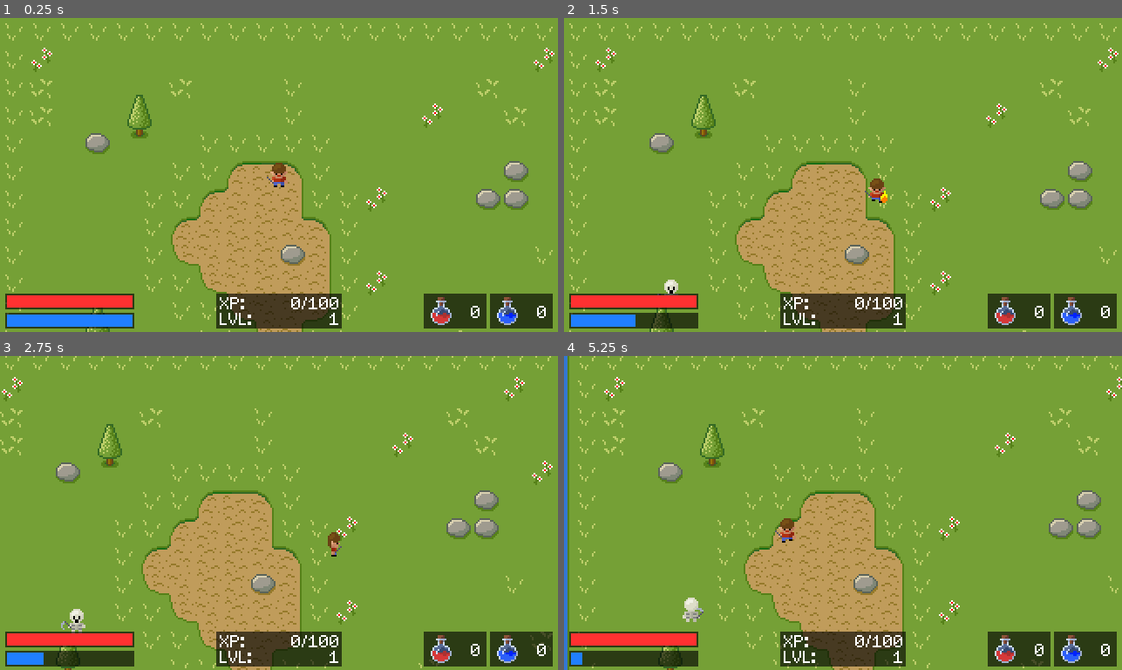
Above: before the commit, frames 1-4 (two rows, left to right).
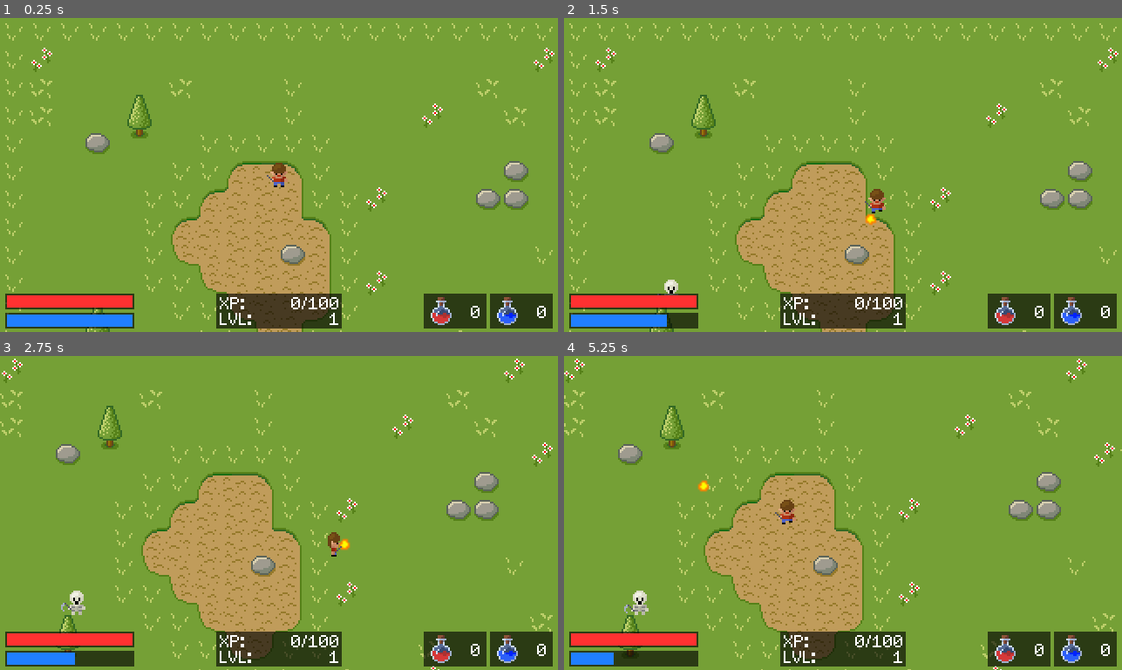
Above: after the commit, the same moments.

Repository: tlo8640/SimpleRPG
Game: Godot game, scene res://Scenes/Main.tscn
The game is run twice, just before and just after one commit, with the same random seed, the same clock (stepped at 60 frames per second) and the same inputs.
Inputs:
- Up to frame 1 (0.25 s): no input
- Up to frame 2 (1.5 s): tap Enter at 0.5 s; hold Right (ui_right) 0.53-1.28 s; hold Space (attack) 0.53-1.28 s; tap Ctrl (fireball) at 0.8, 1.35 s; hold Down (ui_down) from 1.28 s (still down)
- Up to frame 3 (2.75 s): tap Space (attack) at 1.55 s; release Down (ui_down) at 2.03 s; hold Right (ui_right) from 2.03 s (still down); hold Space (attack) from 2.03 s (still down); tap Ctrl (fireball) at 2.3 s
- Up to frame 4 (5.25 s): release Right (ui_right) at 2.78 s; release Space (attack) at 2.78 s; hold Up (ui_up) 2.78-3.53 s; tap Ctrl (fireball) at 2.85, 3.8, 4.35 s; tap Space (attack) at 3.05, 4.55 s; hold Space (attack) 3.53-4.28 s; hold Left (ui_left) 3.53-5.03 s; hold Down (ui_down) from 5.03 s (still down); hold Space (attack) from 5.03 s (still down)

The runs differ from the first frame. In frame 1, less than 0.1% of the frame differs, in the area x 47-52%, y 50-53%; in frame 2, 0.6%; in frame 3, 11%; in frame 4, 17%, in the area x 0-100%, y 0-100%.

Commit message:
add fireballs

Diff:
--- /dev/null
+++ b/Entities/Fireball/Fireball.gd
@@ -0,0 +1,36 @@
+extends Area2D
+
+var tilemap
+var speed = 80
+var direction : Vector2
+var attack_damage
+
+func _ready():
+	tilemap = get_tree().root.get_node("Root/TileMap")
+
+func _process(delta):
+	position = position + speed * delta * direction
+
+func _on_Fireball_body_entered(body):
+	# ignore collision with player and water
+	if body.name == "Player":
+		return
+	if body.name == "TilemMap":
+		var cell_coord = tilemap.world_to_map(position)
+		var cell_type_id = tilemap.get_cellv(cell_coord)
+		if cell_type_id == tilemap.tile_set.find_tile_by_name("Water"):
+			return
+	# if fireball hizt skeleton call hit() function
+	if body.name.find("Skeleton") >= 0:
+		body.hit(attack_damage)
+
+	# stop movement and explode
+	direction = Vector2.ZERO
+	$AnimatedSprite.play("explode")
+
+func _on_AnimatedSprite_animation_finished():
+	if $AnimatedSprite.animation == "explode":
+		get_tree().queue_delete(self)
+
+func _on_Timer_timeout():
+	$AnimatedSprite.play("explode")
--- /dev/null
+++ b/Entities/Fireball/Fireball.tscn
@@ -0,0 +1,46 @@
+[gd_scene load_steps=12 format=2]
+
+[ext_resource path="res://Entities/Fireball/fireball_explode_3.png" type="Texture" id=1]
+[ext_resource path="res://Entities/Fireball/fireball_explode_4.png" type="Texture" id=2]
+[ext_resource path="res://Entities/Fireball/fireball_fly_1.png" type="Texture" id=3]
+[ext_resource path="res://Entities/Fireball/fireball_fly_3.png" type="Texture" id=4]
+[ext_resource path="res://Entities/Fireball/fireball_fly_2.png" type="Texture" id=5]
+[ext_resource path="res://Entities/Fireball/fireball_fly_4.png" type="Texture" id=6]
+[ext_resource path="res://Entities/Fireball/fireball_explode_2.png" type="Texture" id=7]
+[ext_resource path="res://Entities/Fireball/fireball_explode_1.png" type="Texture" id=8]
+[ext_resource path="res://Entities/Fireball/Fireball.gd" type="Script" id=9]
+
+[sub_resource type="SpriteFrames" id=1]
+animations = [ {
+"frames": [ ExtResource( 8 ), ExtResource( 7 ), ExtResource( 1 ), ExtResource( 2 ) ],
+"loop": false,
+"name": "explode",
+"speed": 5.0
+}, {
+"frames": [ ExtResource( 3 ), ExtResource( 5 ), ExtResource( 4 ), ExtResource( 6 ) ],
+"loop": true,
+"name": "fly",
+"speed": 5.0
+} ]
+
+[sub_resource type="CircleShape2D" id=2]
+radius = 3.0
+
+[node name="Fireball" type="Area2D"]
+script = ExtResource( 9 )
+
+[node name="AnimatedSprite" type="AnimatedSprite" parent="."]
+frames = SubResource( 1 )
+animation = "fly"
+frame = 3
+playing = true
+
+[node name="CollisionShape2D" type="CollisionShape2D" parent="."]
+shape = SubResource( 2 )
+
+[node name="Timer" type="Timer" parent="."]
+wait_time = 2.0
+autostart = true
+[connection signal="body_entered" from="." to="." method="_on_Fireball_body_entered"]
+[connection signal="animation_finished" from="AnimatedSprite" to="." method="_on_AnimatedSprite_animation_finished"]
+[connection signal="timeout" from="Timer" to="." method="_on_Timer_timeout"]
--- a/Entities/Player/Player.gd
+++ b/Entities/Player/Player.gd
@@ -21,6 +21,12 @@
 var attack_cooldown_time = 1000
 var next_attack_time = 0
 var attack_damage = 30
+
+# fireball variables
+var fireball_damage = 50
+var fireball_cooldown_time = 1000
+var next_fireball_time = 0
+var fireball_scene = preload("res://Entities/Fireball/Fireball.tscn")
 
 func _ready():
 	emit_signal("player_stats_changed", self)
@@ -101,15 +107,26 @@
 			# add cooldown time
 			next_attack_time = now + attack_cooldown_time
 	elif event.is_action_pressed("fireball"):
-		if mana >= 25:
+		var now = OS.get_ticks_msec()
+		if mana >= 25 and now >= next_fireball_time:
 			mana = mana - 25
 			emit_signal("player_stats_changed", self)
 			attack_playing = true
 			var animation = get_aninmation_direction(last_direction) + "_fireball"
 			$Sprite.play(animation)
+			# add cooldown_time
+			next_fireball_time = now + fireball_cooldown_time
 
 func _on_Sprite_animation_finished():
 	attack_playing = false
+	# instantiate Fireball
+	if $Sprite.animation.ends_with("_fireball"):
+		var fireball = fireball_scene.instance()
+		fireball.attack_damage = fireball_damage
+		fireball.direction = last_direction.normalized()
+		fireball.position = position + last_direction.normalized() * 4
+		get_tree().root.get_node("Root").add_child(fireball)
+
 
 func hit(damage):
 	health -= damage
--- a/Scenes/Main.tscn
+++ b/Scenes/Main.tscn
@@ -42,11 +42,6 @@
 
 [sub_resource type="SpriteFrames" id=1]
 animations = [ {
-"frames": [ ExtResource( 17 ), ExtResource( 4 ), ExtResource( 27 ) ],
-"loop": false,
-"name": "right_fireball",
-"speed": 7.0
-}, {
 "frames": [ ExtResource( 1 ), ExtResource( 10 ), ExtResource( 5 ) ],
 "loop": false,
 "name": "down_attack",
@@ -107,6 +102,11 @@
 "name": "up_walk",
 "speed": 10.0
 }, {
+"frames": [ ExtResource( 17 ), ExtResource( 4 ), ExtResource( 27 ) ],
+"loop": false,
+"name": "right_fireball",
+"speed": 7.0
+}, {
 "frames": [ ExtResource( 19 ), ExtResource( 13 ), ExtResource( 8 ) ],
 "loop": false,
 "name": "left_fireball",
@@ -141,8 +141,7 @@
 "values": [ Color( 1, 1, 1, 0 ), Color( 1, 1, 1, 1 ) ]
 }
 
-[sub_resource type="Animation" id=3]
-resource_name = "Hit"
+[sub_resource type="Animation" id=4]
 length = 0.2
 tracks/0/type = "value"
 tracks/0/path = NodePath("Sprite:modulate")
@@ -168,6 +167,7 @@
 modulate = Color( 1, 0, 0, 1 )
 frames = SubResource( 1 )
 animation = "down_idle"
+frame = 1
 playing = true
 
 [node name="CollisionShape2D" type="CollisionShape2D" parent="Player"]
@@ -183,8 +183,8 @@
 cast_to = Vector2( 0, 8 )
 
 [node name="AnimationPlayer" type="AnimationPlayer" parent="Player"]
-"anims/Game Over" = SubResource( 4 )
-anims/Hit = SubResource( 3 )
+"anims/Game Over" = SubResource( 3 )
+anims/Hit = SubResource( 4 )
 
 [node name="TileMap" type="TileMap" parent="."]
 tile_set = ExtResource( 3 )
Binary file added: Entities/Fireball/fireball_explode_1.png
Not shown, added: Entities/Fireball/fireball_explode_1.png.import
Binary file added: Entities/Fireball/fireball_explode_2.png
Not shown, added: Entities/Fireball/fireball_explode_2.png.import
Binary file added: Entities/Fireball/fireball_explode_3.png
Not shown, added: Entities/Fireball/fireball_explode_3.png.import
Binary file added: Entities/Fireball/fireball_explode_4.png
Not shown, added: Entities/Fireball/fireball_explode_4.png.import
Binary file added: Entities/Fireball/fireball_fly_1.png
Not shown, added: Entities/Fireball/fireball_fly_1.png.import
Binary file added: Entities/Fireball/fireball_fly_2.png
Not shown, added: Entities/Fireball/fireball_fly_2.png.import
(and 5 more such lines)
